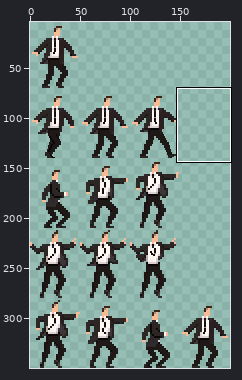
Sprite sheet, stored at Resources/Sprites/Player/MainCharacterSpriteSheet.png. The first picture is a wide view before the edit; the outline marks the close-up.
Close-up. Before the edit:
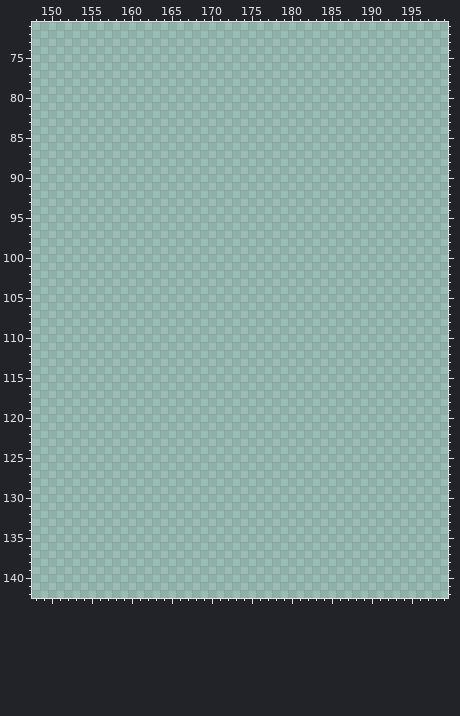
The file is 200x350 pixels. Colours within 5 levels of each other are drawn and written as one. Shown: x 148..199, y 71..142. The wide view leaves out empty margins.
Now the later version:
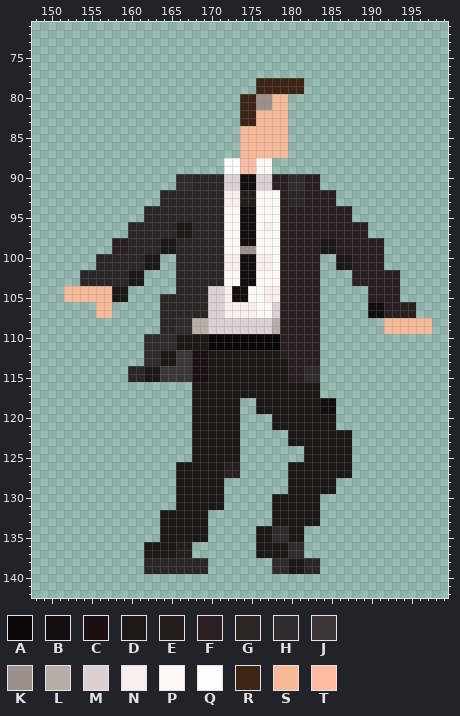
Palette (. is transparent): A #0b0708  B #140e0e  C #1a1011  D #1e1816  E #241f1c  F #2a2021  G #2c2725  H #302b2d  J #3c3638  K #9b908c  L #b7aea7  M #dbd0d2  N #f9efed  P #fef9f5  Q #fefefe  R #3d2414  S #f8ba95  T #febba1
Commit message: Extra walking sprite added to Henry
Change:
Changed rows in their new state; - is an unchanged pixel.
first column x 152:
 78 ------------------------RRRRRR----------------
 79 ------------------------RRRRRR----------------
 80 ----------------------RRKKSS------------------
 81 ----------------------RRKKSS------------------
 82 ----------------------RRSSSS------------------
 83 ----------------------RRSSSS------------------
 84 ----------------------SSSSSS------------------
 85 ----------------------SSSSSS------------------
 86 ----------------------SSSSSS------------------
 87 ----------------------SSSSSS------------------
 88 --------------------QQTTPP--------------------
 89 --------------------QQTTPP--------------------
 90 --------------HHGGGGMMBBMMFFHHFF--------------
 91 --------------HHGGGGMMBBMMFFHHFF--------------
 92 ------------GGGGGGGGNNEEPPPFGGFFFF------------
 93 ------------GGGGGGGGNNEEPPPFGGFFFF------------
 94 ----------GGGGGGGGGGPPBBPPPFFFFFFFFF----------
 95 ----------GGGGGGGGGGPPBBPPPFFFFFFFFF----------
 96 --------GGGGGGDDGGGGPPBBPNPFFFFFFFFFFF--------
 97 --------GGGGGGDDGGGGPPBBPPPFFFFFFFFFFF--------
 98 ------FFGGGGDDGGGGGGPPBBPPPFFFFFDDFFFFFF------
 99 ------FFGGGGDDGGGGGGPPKKPPPFFFFFDDFFFFFF------
100 ----GGGGGGDD--GGGGGGNNBBNNPFFFFF--DDFFFF------
101 ----GGGGGGDD--GGGGGGNNBBNNPFFFFF--DDFFFF------
102 --GGGGGGDD----GGGGGGPPBBPPPFFFFF----FFFFFF----
103 --GGGGGGDD----GGGGGGPPBBPPPFFFFF----FFFFFF----
104 SSSSSSDD------GGGGMMNBBPPNNFFFFF------FFFF----
105 SSSSSSDD----GGGGGGMMNBBPPNNFFFFF------FFFF----
106 ----SS------GGGGGGMMNNNNPPMFFFFF------BBFFFF--
107 ----SS------GGGGGGMMNNNNPPMFFFFF------BBFFFF--
108 ------------GGHHLLMMMMMMMMLFFFFF--------SSSSSS
109 ------------GGHHLLMMMMMMMMLFFFFF--------SSSSSS
110 ----------HHHHDDDDAAAAAAAAAFFFFF--------------
111 ----------HHHHDDDDAAAAAAAAAFFFFF--------------
112 ----------HHDDJJCCDDDDDDDDDFFFFF--------------
113 ----------HHDDJJCCDDDDDDDDDDFFFF--------------
114 --------GGDDJJJJCCDDDDDDDDDDFFHH--------------
115 --------GGDDJJJJCCDDDDDDDDDDFFHH--------------
116 ----------------DDDDDDDDDDDDDDDD--------------
117 ----------------DDDDDDDDDDDDDDDD--------------
118 ----------------DDDDDD--DDDDDDDDBB------------
119 ----------------DDDDDD--DDDDDDDDBB------------
120 ----------------DDDDDD----DDDDDDDD------------
121 ----------------DDDDDD----DDDDDDDD------------
122 ----------------DDDDDD------DDDDDDDD----------
123 ----------------DDDDDD------DDDDDDDD----------
124 ----------------DDDDDD--------DDDDDD----------
125 ----------------DDDDDD--------DDDDDD----------
126 --------------DDDDDDFF------DDDDDDDD----------
127 --------------DDDDDDFF------DDDDDDDD----------
128 --------------DDDDDD--------DDDDDD------------
129 --------------DDDDDD--------DDDDDD------------
130 --------------DDDDDD------DDDDDD--------------
131 --------------DDDDDD------DDDDDD--------------
132 ------------DDDDDD--------DDDDDD--------------
133 ------------DDDDDD--------DDDDDD--------------
134 ------------DDDDDD------DDHHDD----------------
135 ------------DDDDDD------DDHHDD----------------
136 ----------DDDDEE--------DDDDHH----------------
137 ----------DDDDEE--------DDDDHH----------------
138 ----------GGGGGGGG--------HHDDGG--------------
139 ----------GGGGGGGG--------HHDDGG--------------
Where, in picture pixels (left, top, right, bottom), the same in both close-ups:
added: (64, 78, 432, 574)
